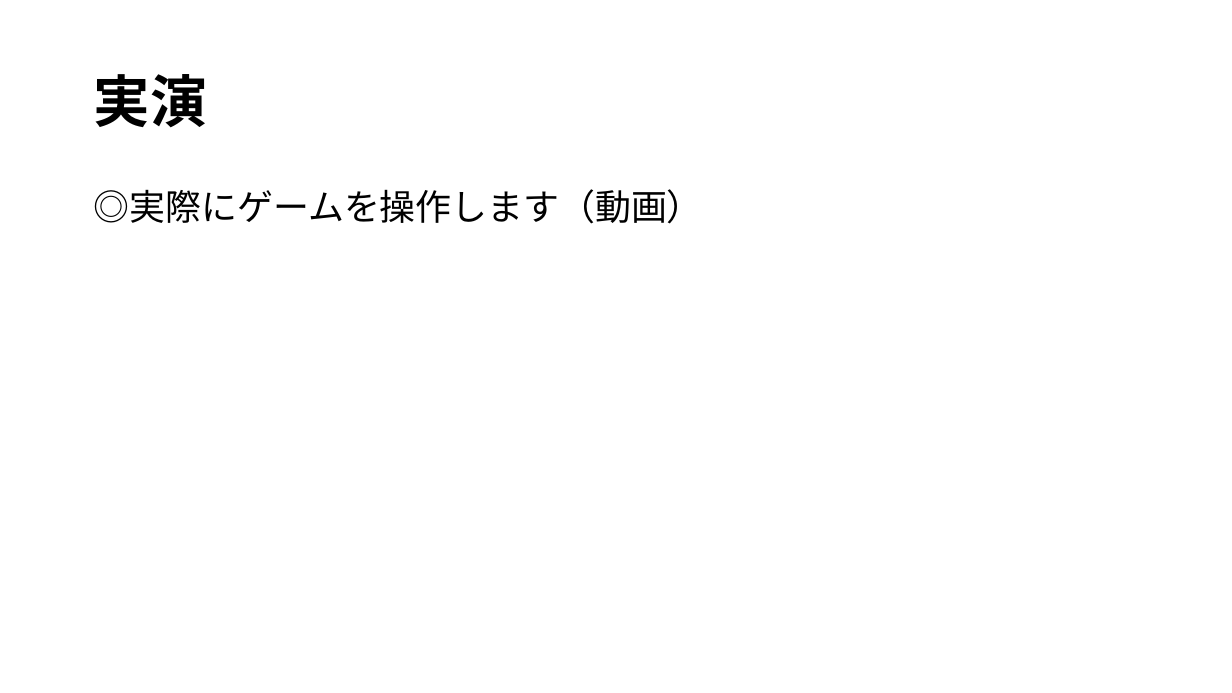
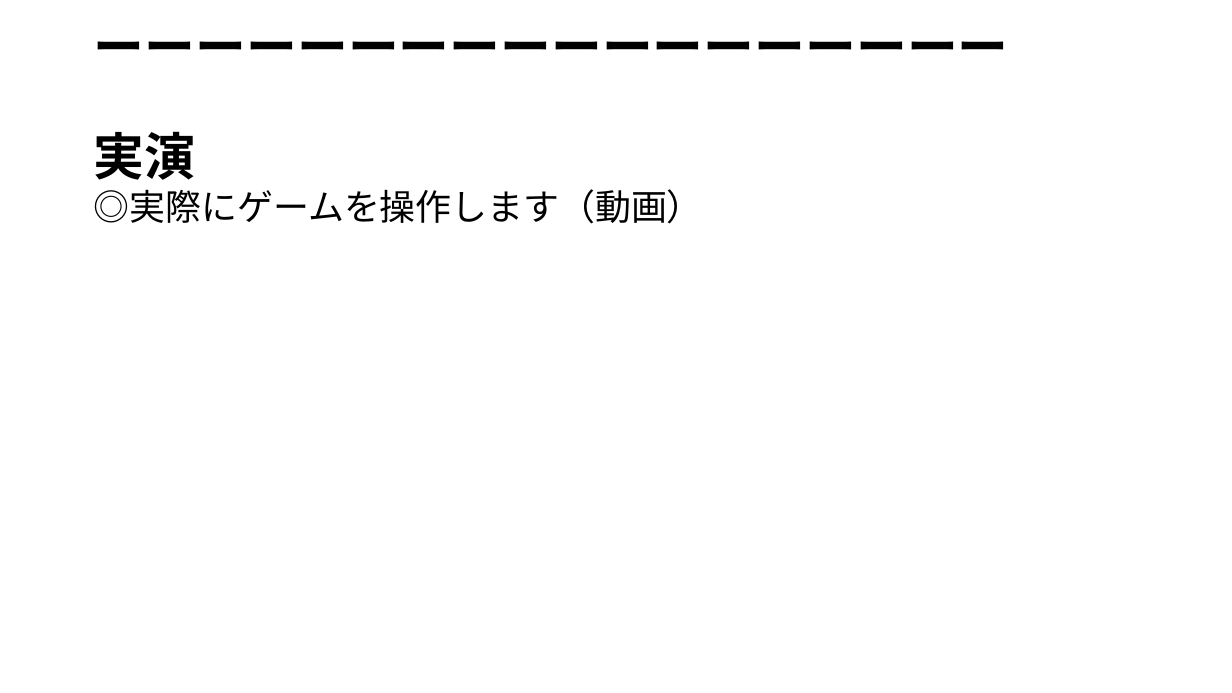
Before and after one commit to WhiteF326/0818_newDev, a slide deck: slide 8 of presentation/Blockln.pptx (slide 9 before the commit). Drawn at 1232x693 pixels with LibreOffice and Linux fonts; fonts in the diff are those of the drawing. Boxes give left, top, right and bottom in pixels: in the first picture for what was removed or moved away, otherwise in the second. Text is boxed around its words. In the diff, an @@ line names an element or a change of style, - is before the commit and + after.

```diff
--- a/presentation/Blockln.pptx
+++ b/presentation/Blockln.pptx
@@ title at [94, 41, 1009, 180]: text changed; size 44 to 39.6 pt @@
-実演
+ーーーーーーーーーーーーーーーーーー
+実演
```
Also in this commit, not shown: 1 slide removed, 34 other files.
